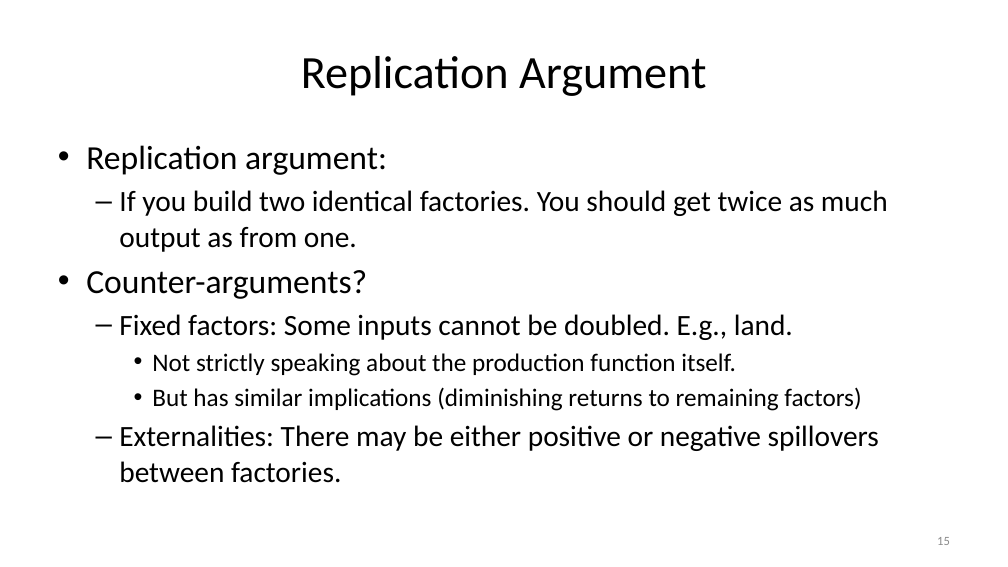
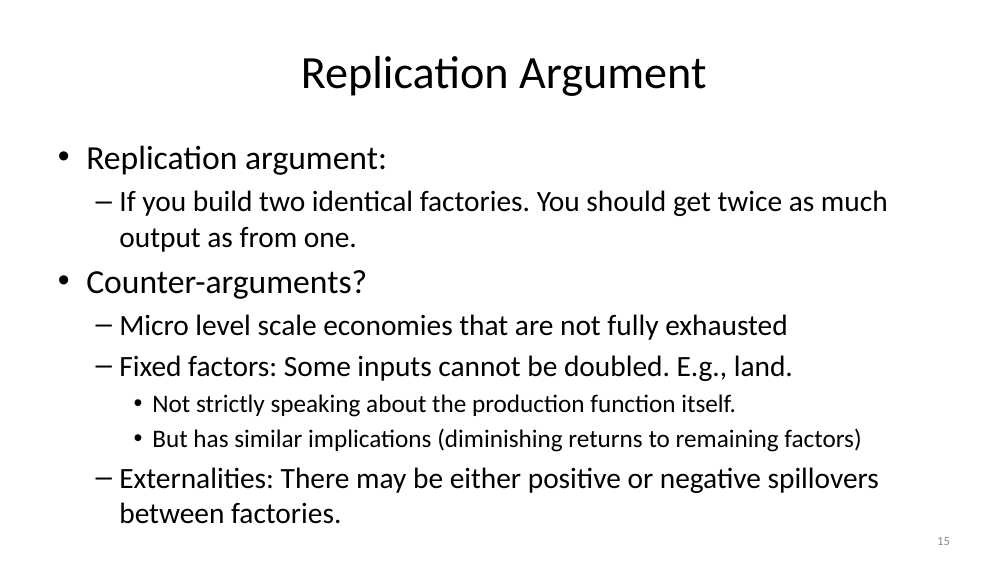
Before and after one commit to jonsteinsson/jonsteinsson.github.io, a slide deck: slide 15 of static/teaching/ProductionSlides.pptx. Drawn at 1008x567 pixels with LibreOffice and Linux fonts; fonts in the diff are those of the drawing. Boxes give left, top, right and bottom in pixels: in the first picture for what was removed or moved away, otherwise in the second. Text is boxed around its words. In the diff, an @@ line names an element or a change of style, - is before the commit and + after.

```diff
--- a/static/teaching/ProductionSlides.pptx
+++ b/static/teaching/ProductionSlides.pptx
@@ text at (119, 314, 788, 340): paragraph added @@
+  – Micro level scale economies that are not fully exhausted
```
Also in this commit, not shown: 4 other slides changed, 9 slides added, 2 slides removed, 1 other file.
